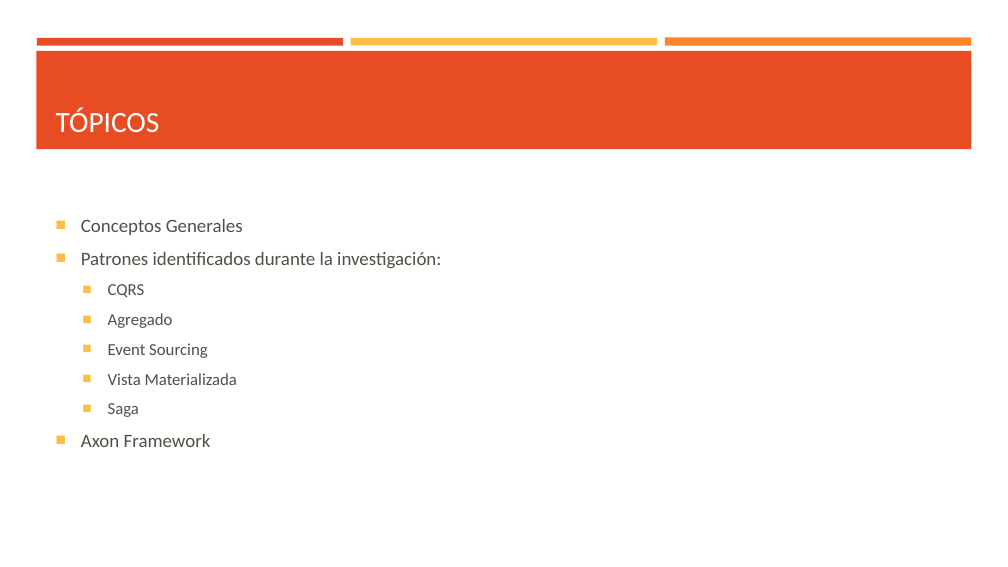
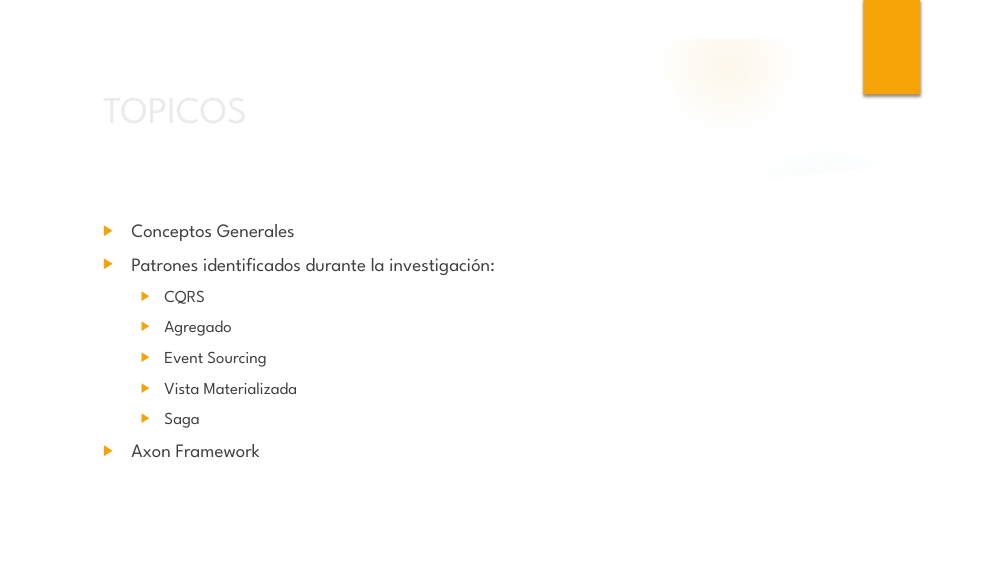
Before and after one commit to hernxntk/evensourcing-demo, a slide deck: slide 2 of Presentación1.pptx. Drawn at 1008x567 pixels with LibreOffice and Linux fonts; fonts in the diff are those of the drawing; background and template pictures are left out. Boxes give left, top, right and bottom in pixels: in the first picture for what was removed or moved away, otherwise in the second. Text is boxed around its words. In the diff, an @@ line names an element or a change of style, - is before the commit and + after.

```diff
--- a/Presentación1.pptx
+++ b/Presentación1.pptx
@@ group added at box(0, 0, 1008, 567): 4 ellipses, 3 freeform shapes @@
@@ rectangle added at box(864, 0, 920, 95), fill #F5A408 @@
@@ rectangle removed at box(36, 51, 972, 149) @@
@@ rectangle removed at box(37, 38, 343, 45) @@
@@ rectangle removed at box(351, 38, 657, 45) @@
@@ rectangle removed at box(665, 38, 971, 46) @@
@@ title "TOPICOS" at box(95, 79, 820, 139): vertical alignment bottom to middle @@
@@ title at box(56, 107, 160, 132): text changed; size 28 to 36 pt; font Calibri to League Spartan; text colour #FFFFFF to #EBEBEB @@
-TÓPICOS
+TOPICOS
@@ text "Conceptos Generales": place and size @@
-text "Conceptos Generales" at box(81, 219, 441, 447)
+text "Conceptos Generales" at box(131, 224, 495, 457)
@@ text "Conceptos Generales" at box(131, 224, 495, 457): font Calibri to League Spartan, text colour #505046 to #404040; bullet ■ to ▶; bullet colour #FFBD47 to #F5A408; vertical alignment middle to top @@
```
Also in this commit, not shown: 7 other slides changed, 3 slides added, 1 slide removed, 6 other files.
